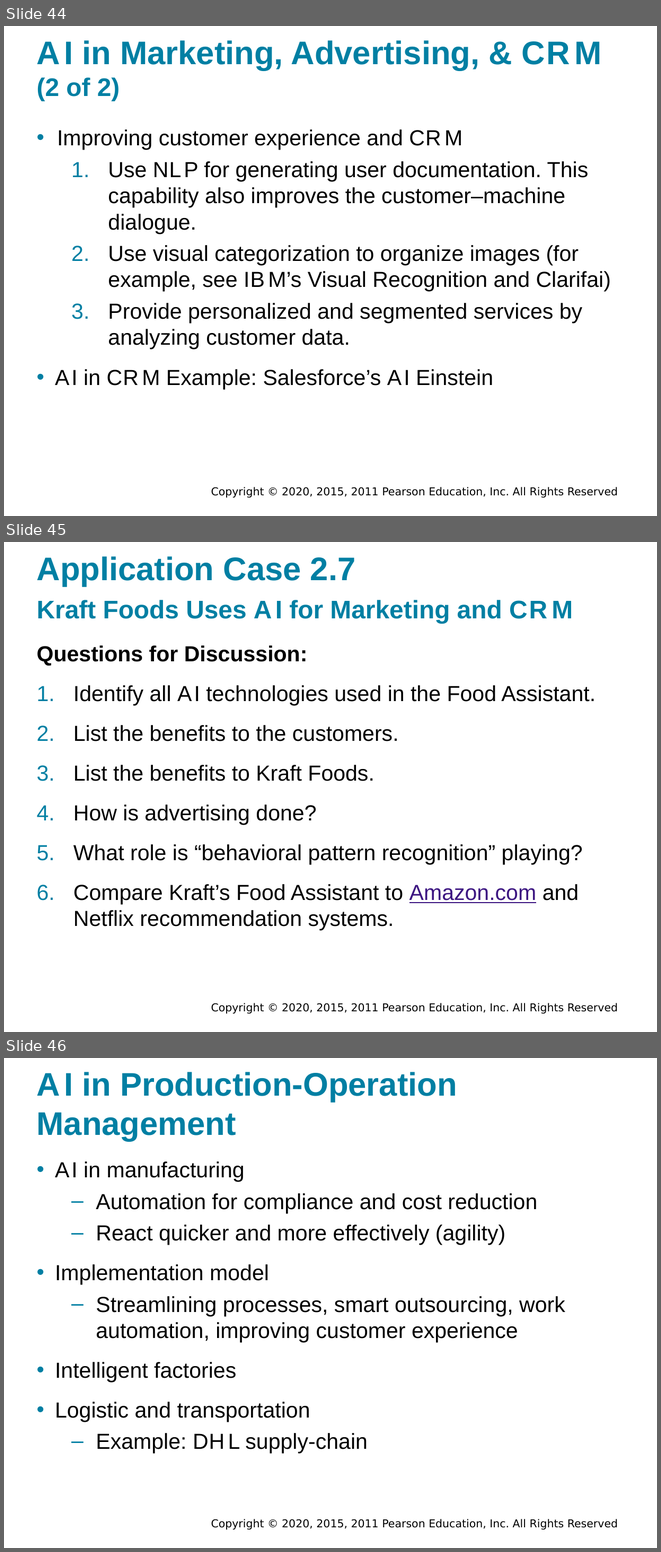
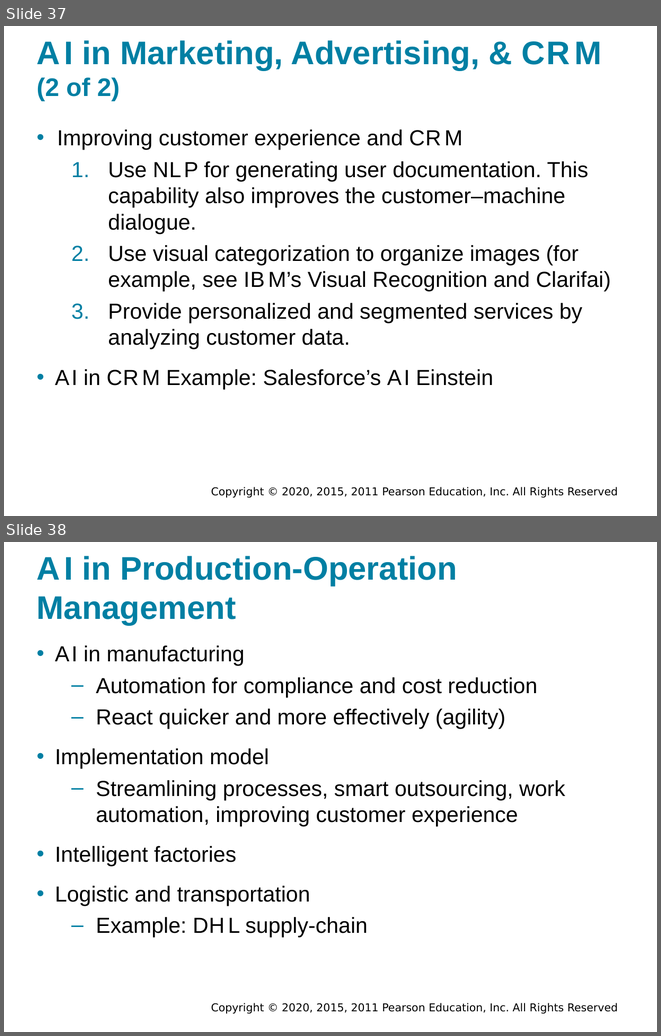
Before and after one commit to walkman617/DS2021, a slide deck: Slides/Sharda_11e_full_accessible_ppt_02.pptx. Shown one above the other, each under a label of ours: slides 44, 45 and 46 before the commit, slides 37 and 38 after it. The pictures are 661x1552 and 661x1036 pixels, drawn with LibreOffice and Linux fonts; fonts in the diff are those of the drawing; background and template pictures are left out. Boxes give left, top, right and bottom in pixels: in the first picture for what was removed or moved away, otherwise in the second. Text is boxed around its words. In the diff, an @@ line names an element or a change of style, - is before the commit and + after.

```diff
--- a/Slides/Sharda_11e_full_accessible_ppt_02.pptx
+++ b/Slides/Sharda_11e_full_accessible_ppt_02.pptx
@@ slide 45 removed at (4,542,657,1032), background #FFFFFF; not listed: 1 template element that a slide beside it also shows @@
@@ title removed at (37,556,356,587) @@
-Application Case 2.7
@@ text removed at (37,600,573,623) @@
-Kraft Foods Uses A I for Marketing and C R M
@@ text removed at (37,645,595,930) @@
-Questions for Discussion:
-1. Identify all A I technologies used in the Food Assistant.
-2. List the benefits to the customers.
-3. List the benefits to Kraft Foods.
-4. How is advertising done?
-5. What role is “behavioral pattern recognition” playing?
-6. Compare Kraft’s Food Assistant to Amazon.com and Netflix recommendation systems.
@@ what was slide 44 is now slide 37 @@
@@ what was slide 46 is now slide 38 @@
```
Also in this commit, not shown: 7 other slides removed.
